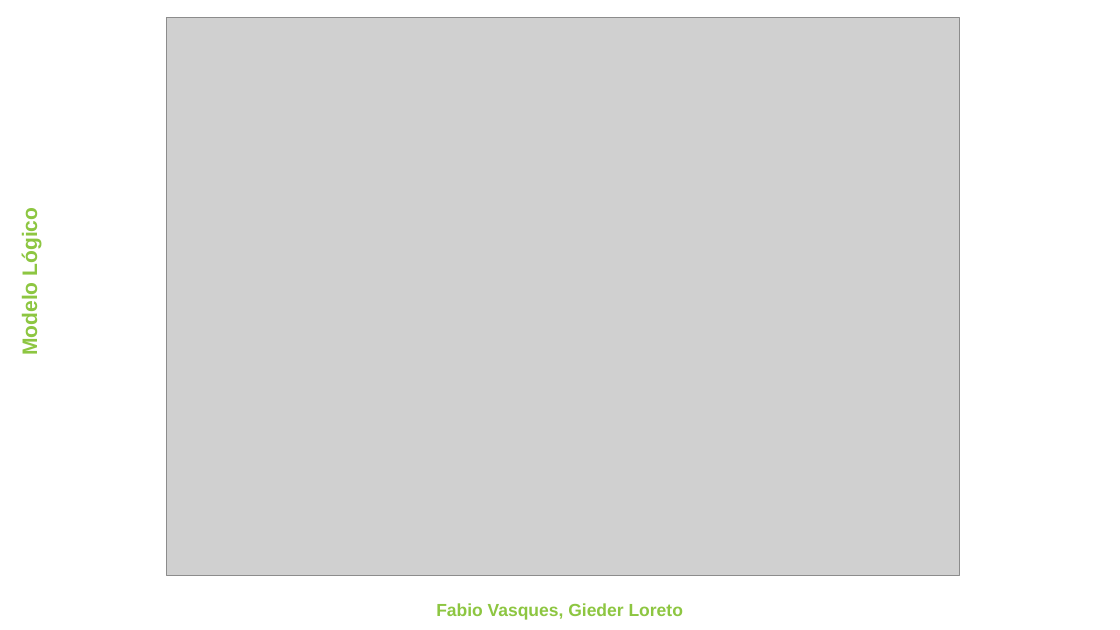
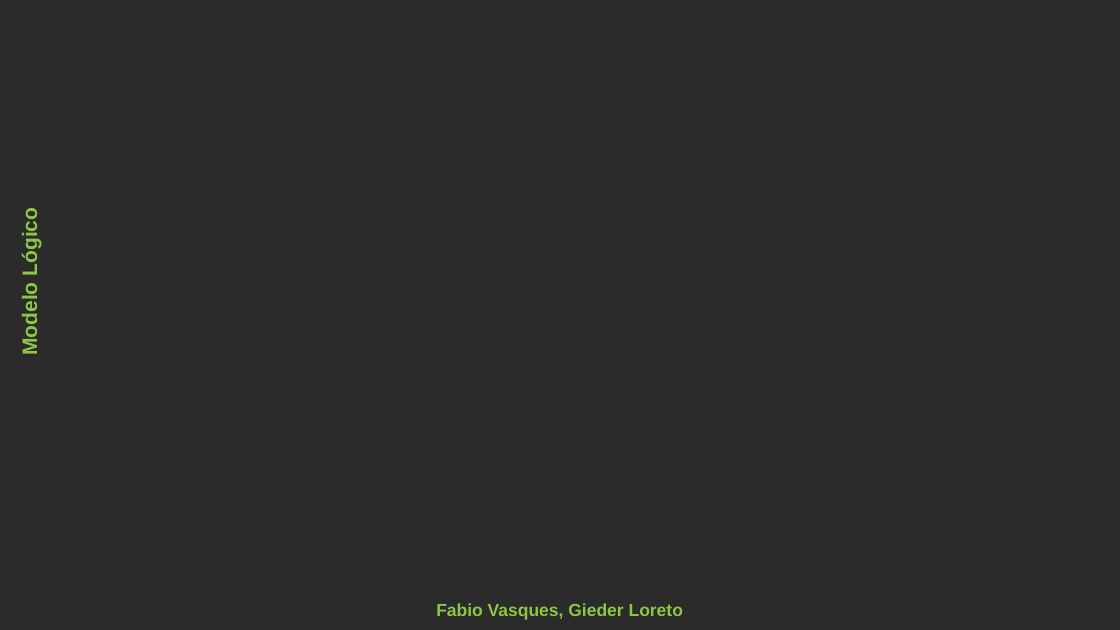
Before and after one commit to fabioportovasques/projeto-sus, a slide deck: slide 3 of quarta entrega/Quarta entrega.pptx. Drawn at 1120x630 pixels with LibreOffice and Linux fonts; fonts in the diff are those of the drawing; grey boxes stand for pictures; background and template pictures are left out; a plain dark background stands for a picture behind light text. Boxes give left, top, right and bottom in pixels: in the first picture for what was removed or moved away, otherwise in the second. Text is boxed around its words. In the diff, an @@ line names an element or a change of style, - is before the commit and + after.

```diff
--- a/quarta entrega/Quarta entrega.pptx
+++ b/quarta entrega/Quarta entrega.pptx
@@ background #FFFFFF to picture (left out) @@
@@ picture removed at (x1=166, y1=18, x2=960, y2=576) @@
```
Also in this commit, not shown: 2 other files.
